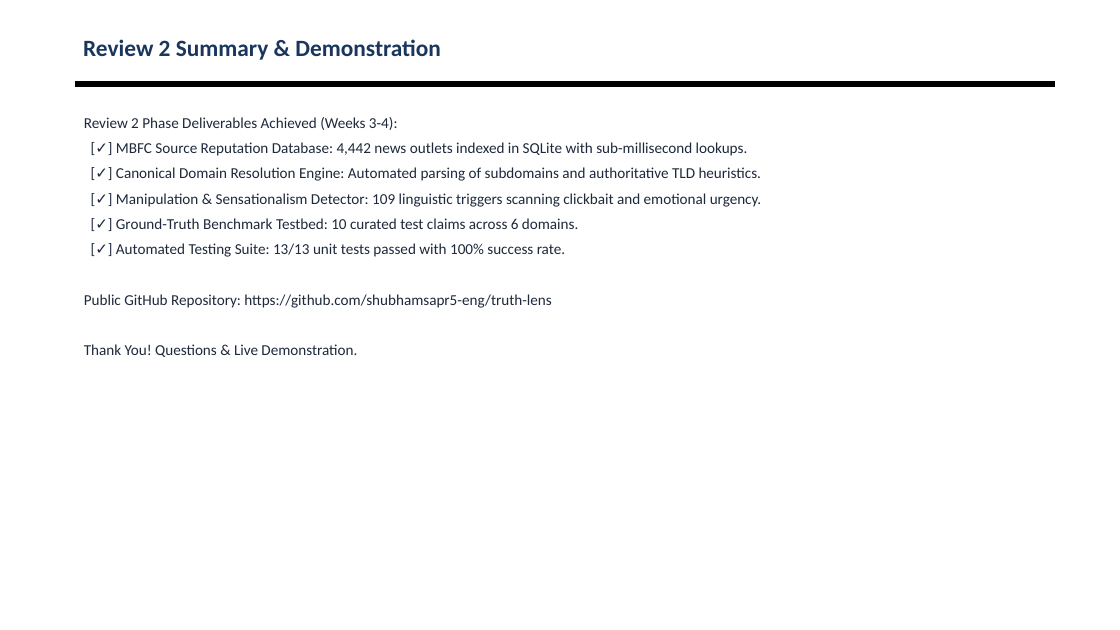
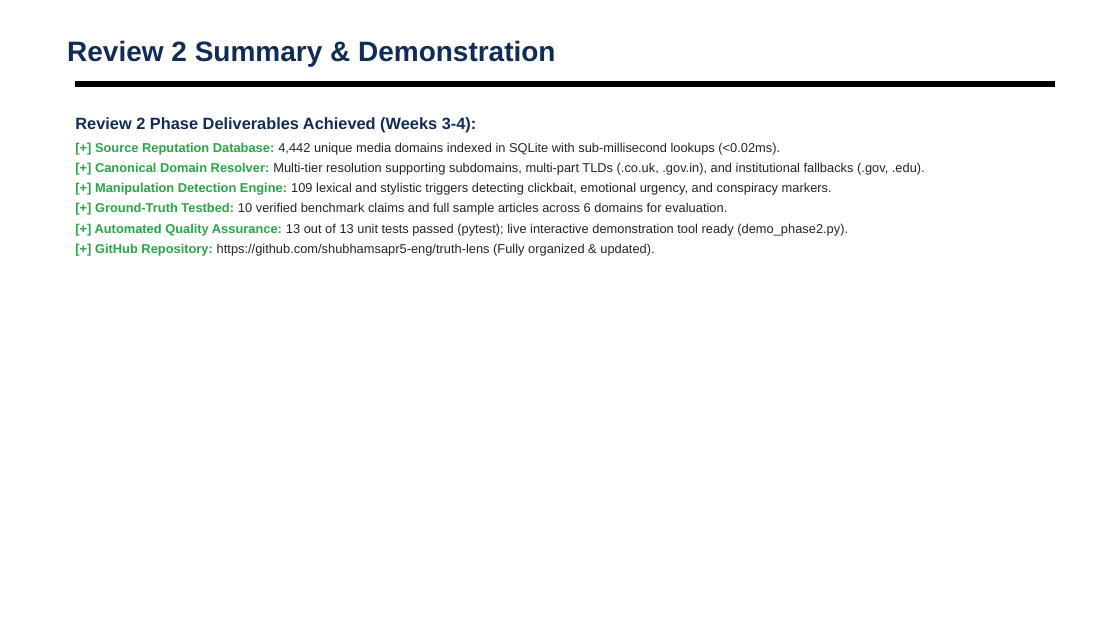
Before and after one commit to shubhamsapr5-eng/truth-lens, a slide deck: slide 16 of docs/AI_News_Credibility_Scorer_Review2.pptx. Drawn at 1120x630 pixels with LibreOffice and Linux fonts; fonts in the diff are those of the drawing; background and template pictures are left out. Boxes give left, top, right and bottom in pixels: in the first picture for what was removed or moved away, otherwise in the second. Text is boxed around its words. In the diff, an @@ line names an element or a change of style, - is before the commit and + after.

Commit message:
docs: add Review 2 presentation PPTX and build script

```diff
--- a/docs/AI_News_Credibility_Scorer_Review2.pptx
+++ b/docs/AI_News_Credibility_Scorer_Review2.pptx
@@ text "Review 2 Summary & Demonstration": place and size @@
-text "Review 2 Summary & Demonstration" at [83, 39, 441, 60]
+text "Review 2 Summary & Demonstration" at [67, 40, 556, 66]
@@ text "Review 2 Summary & Demonstration" at [67, 40, 556, 66]: size 20 to 24 pt, font Calibri to Arial, text colour #1A365D to #102C57; vertical alignment middle to top @@
@@ text "Review 2 Phase Deliverables Achieved ...": place and size @@
-text "Review 2 Phase Deliverables Achieved ..." at [84, 117, 762, 357]
+text "Review 2 Phase Deliverables Achieved ..." at [75, 117, 925, 256]
@@ text at [75, 117, 477, 133]: size 13 to 14 pt, font Calibri to Arial, text colour #1E293B to #102C57, bold on in "Review 2 Phase Deliverables Achieved (Weeks 3-4):" @@
@@ text at [95, 142, 925, 256]: text changed; size 13 to 11 pt; font Calibri to Arial; text colour #1E293B to #212529 @@
-[✓] MBFC Source Reputation Database: 4,442 news outlets indexed in SQLite with sub-millisecond lookups.
-[✓] Canonical Domain Resolution Engine: Automated parsing of subdomains and authoritative TLD heuristics.
-[✓] Manipulation & Sensationalism Detector: 109 linguistic triggers scanning clickbait and emotional urgency.
-[✓] Ground-Truth Benchmark Testbed: 10 curated test claims across 6 domains.
-[✓] Automated Testing Suite: 13/13 unit tests passed with 100% success rate.
-Public GitHub Repository: https://github.com/shubhamsapr5-eng/truth-lens
-Thank You! Questions & Live Demonstration.
+[+] Source Reputation Database: 4,442 unique media domains indexed in SQLite with sub-millisecond lookups (<0.02ms).
+[+] Canonical Domain Resolver: Multi-tier resolution supporting subdomains, multi-part TLDs (.co.uk, .gov.in), and institutional fallbacks (.gov, .edu).
+[+] Manipulation Detection Engine: 109 lexical and stylistic triggers detecting clickbait, emotional urgency, and conspiracy markers.
+[+] Ground-Truth Testbed: 10 verified benchmark claims and full sample articles across 6 domains for evaluation.
+[+] Automated Quality Assurance: 13 out of 13 unit tests passed (pytest); live interactive demonstration tool ready (demo_phase2.py).
+[+] GitHub Repository: https://github.com/shubhamsapr5-eng/truth-lens (Fully organized & updated).
```
Also in this commit, not shown: 13 other slides changed, 1 other file.
